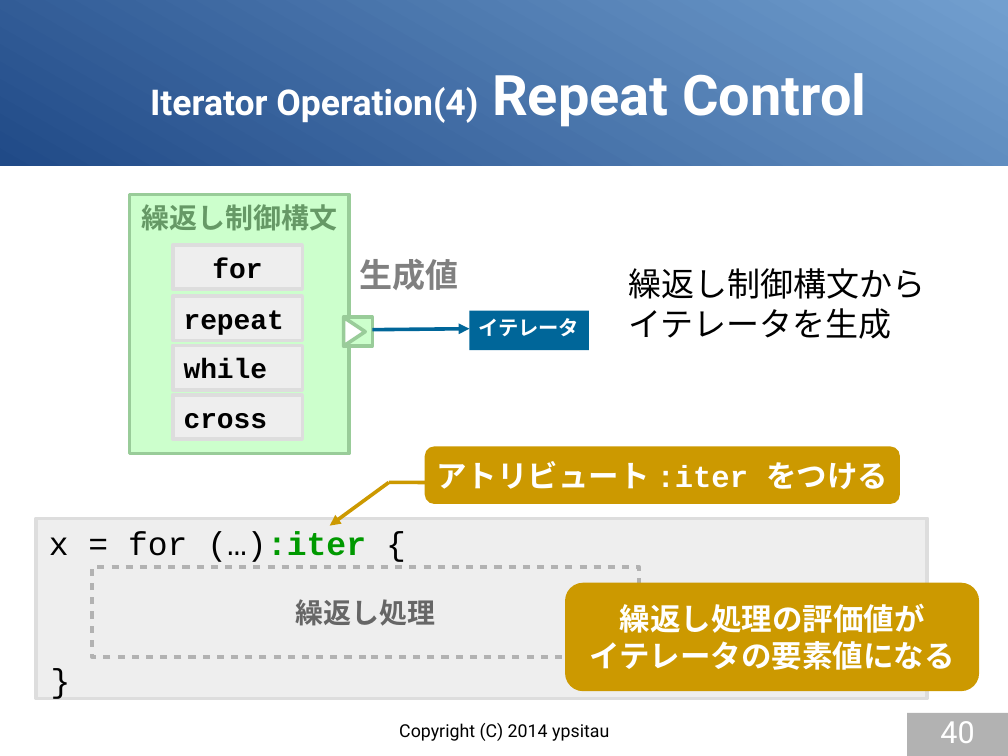
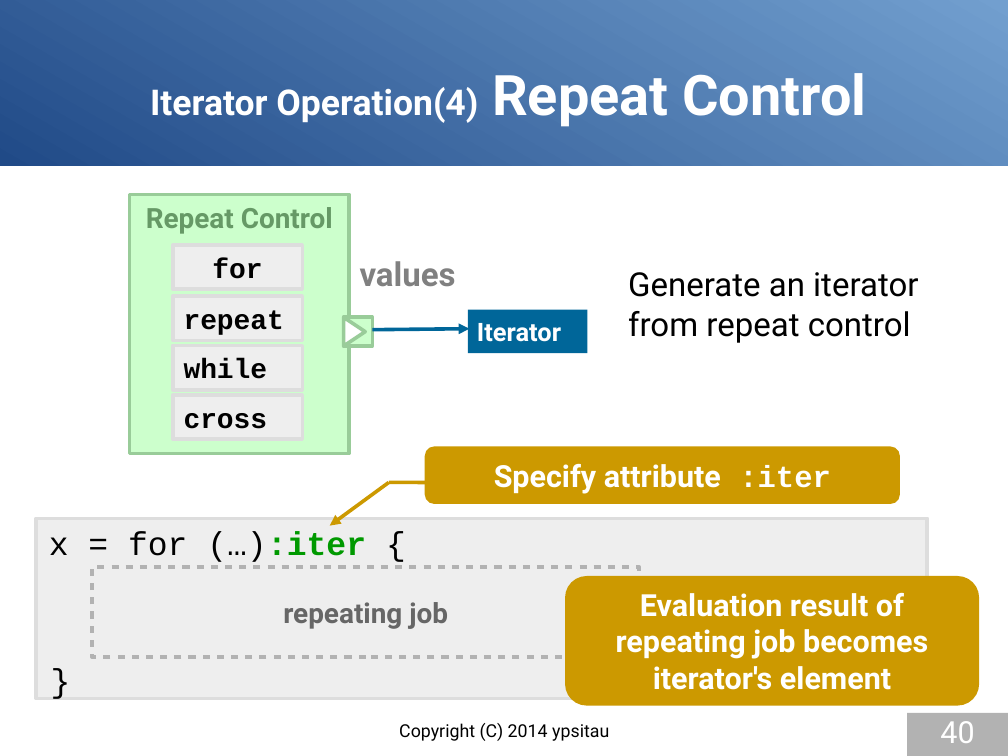
Before and after one commit to gura-lang/gura-doc, a slide deck: slide 40 of presentation/gura-introduction-e.odp. Drawn at 1008x756 pixels with LibreOffice and Linux fonts; fonts in the diff are those of the drawing. Boxes give left, top, right and bottom in pixels: in the first picture for what was removed or moved away, otherwise in the second. Text is boxed around its words. In the diff, an @@ line names an element or a change of style, - is before the commit and + after.

```diff
--- a/presentation/gura-introduction-e.odp
+++ b/presentation/gura-introduction-e.odp
@@ text in rectangle at <box>146,207,333,234</box>: text changed @@
-繰返し制御構文
+Repeat Control
@@ text removed at <box>359,259,458,290</box> @@
-生成値
@@ text added at <box>360,261,456,286</box>, 26 pt, text #808080, bold @@
+values
@@ text removed at <box>628,268,925,339</box> @@
-繰返し制御構文から
-イテレータを生成
@@ text added at <box>628,272,918,343</box>, 26 pt, text #000000 @@
+Generate an iterator
+from repeat control
@@ rectangle added at <box>468,310,588,354</box>, fill #006699, 20 pt, text #FFFFFF, bold @@
+Iterator
@@ rectangle removed at <box>469,311,589,350</box> @@
-イテレータ
@@ text in rounded rectangle at <box>494,463,830,494</box>: text changed; font Courier New to Roboto @@
-アトリビュート :iter をつける
+Specify attribute :iter
@@ rounded rectangle removed at <box>565,583,980,692</box> @@
-繰返し処理の評価値が
-イテレータの要素値になる
@@ rounded rectangle added at <box>565,576,980,706</box>, fill #CC9900, 24 pt, text #FFFFFF, bold @@
+Evaluation result of
+repeating job becomes
+iterator's element
@@ text in rectangle at <box>283,602,448,629</box>: text changed @@
-繰返し処理
+repeating job
```
Also in this commit, not shown: 12 other slides changed, 5 slides added, 5 slides removed.
